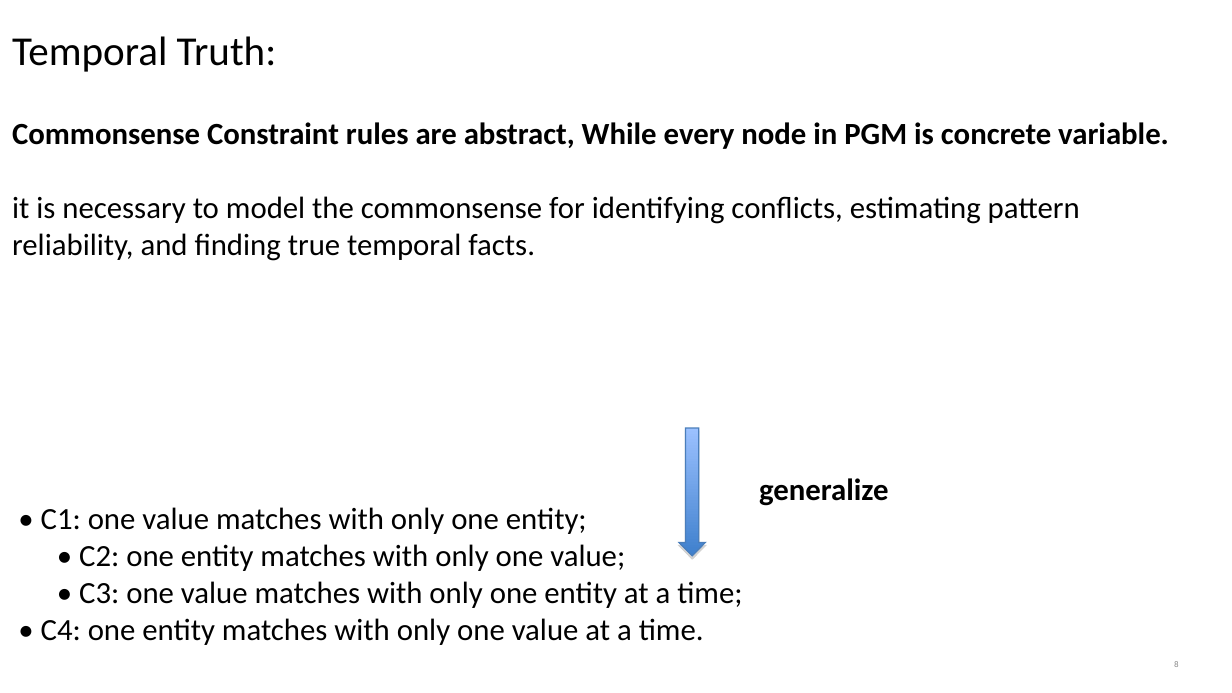
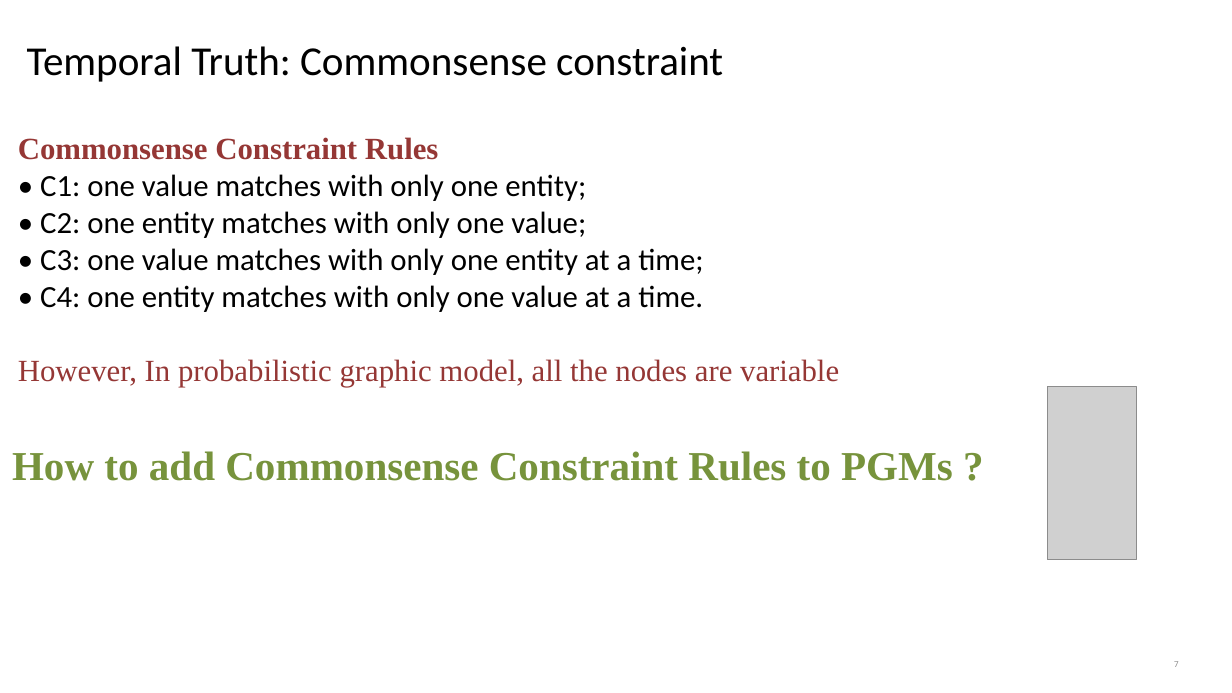
Before and after one commit to zhouyang98/zhouyang98.github.io, a slide deck: slide 7 of PGMCC-www2020.ppt (slide 8 before the commit). Drawn at 1232x693 pixels with LibreOffice and Linux fonts; fonts in the diff are those of the drawing; grey boxes stand for pictures; background and template pictures are left out. Boxes give left, top, right and bottom in pixels: in the first picture for what was removed or moved away, otherwise in the second. Text is boxed around its words. In the diff, an @@ line names an element or a change of style, - is before the commit and + after.

```diff
--- a/PGMCC-www2020.ppt
+++ b/PGMCC-www2020.ppt
@@ text at (x1=27, y1=46, x2=723, y2=82): text changed @@
-Temporal Truth:
+Temporal Truth: Commonsense constraint
@@ text "Commonsense Constraint Rules" moved from (x1=41, y1=507, x2=742, y2=645) to (x1=18, y1=137, x2=839, y2=387) @@
@@ text removed at (x1=12, y1=122, x2=1169, y2=261) @@
-Commonsense Constraint rules are abstract, While every node in PGM is concrete variable.
-it is necessary to model the commonsense for identifying conflicts, estimating pattern reliability, and finding true temporal facts.
@@ text at (x1=18, y1=137, x2=439, y2=160): paragraph added @@
+Commonsense Constraint Rules
@@ text at (x1=40, y1=174, x2=703, y2=312): indent changed @@
@@ text at (x1=18, y1=359, x2=839, y2=387): paragraph added @@
+However, In probabilistic graphic model, all the nodes are variable
@@ picture added at (x1=1047, y1=387, x2=1136, y2=561) @@
@@ down arrow removed at (x1=679, y1=429, x2=705, y2=557) @@
@@ text added at (x1=12, y1=451, x2=953, y2=481), 24 pt, text #77933C, bold @@
+How to add Commonsense Constraint Rules to PGMs ?
@@ text removed at (x1=759, y1=478, x2=888, y2=506) @@
-generalize
```
Also in this commit, not shown: 3 other slides changed, 3 slides added, 3 slides removed, 3 other files.
